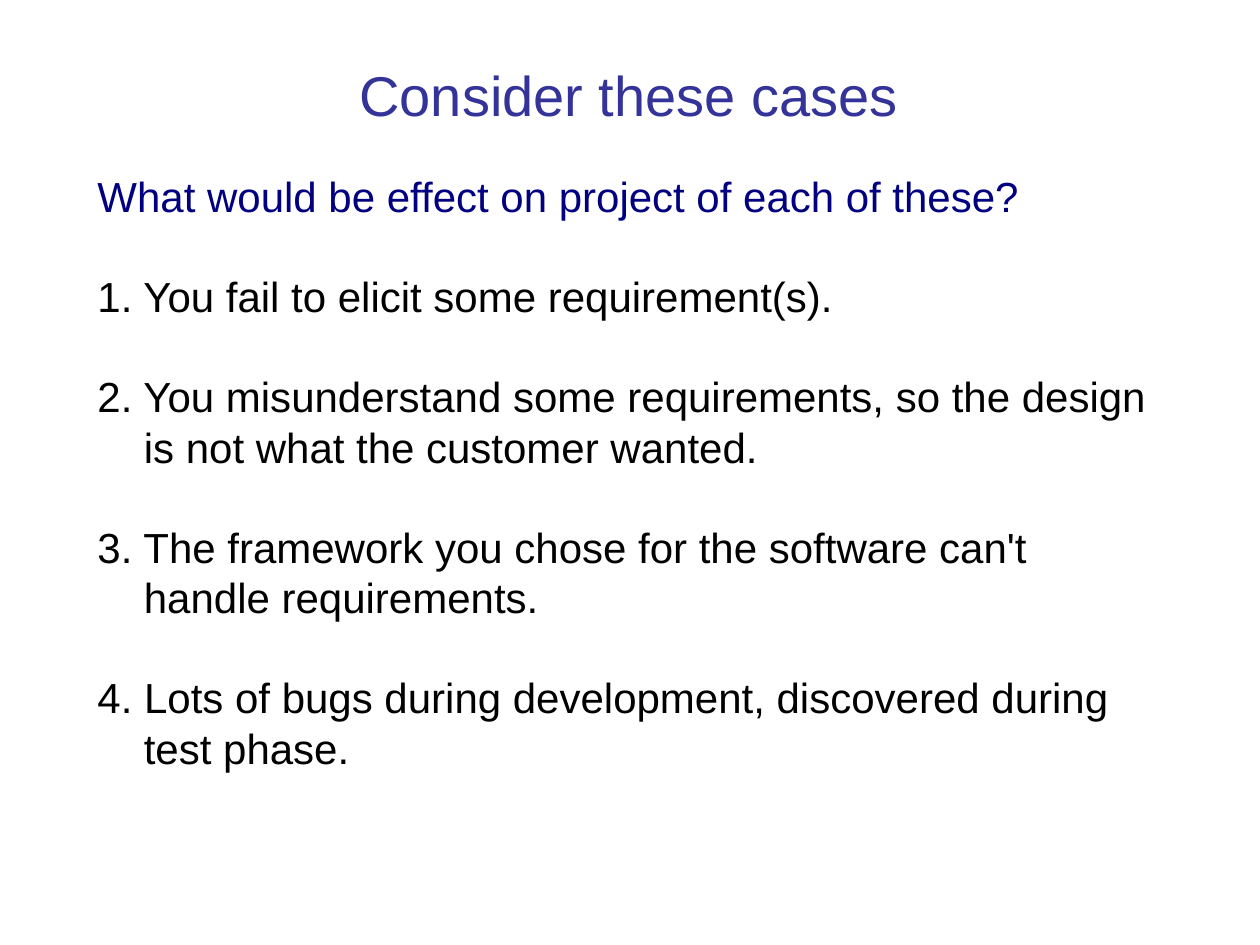
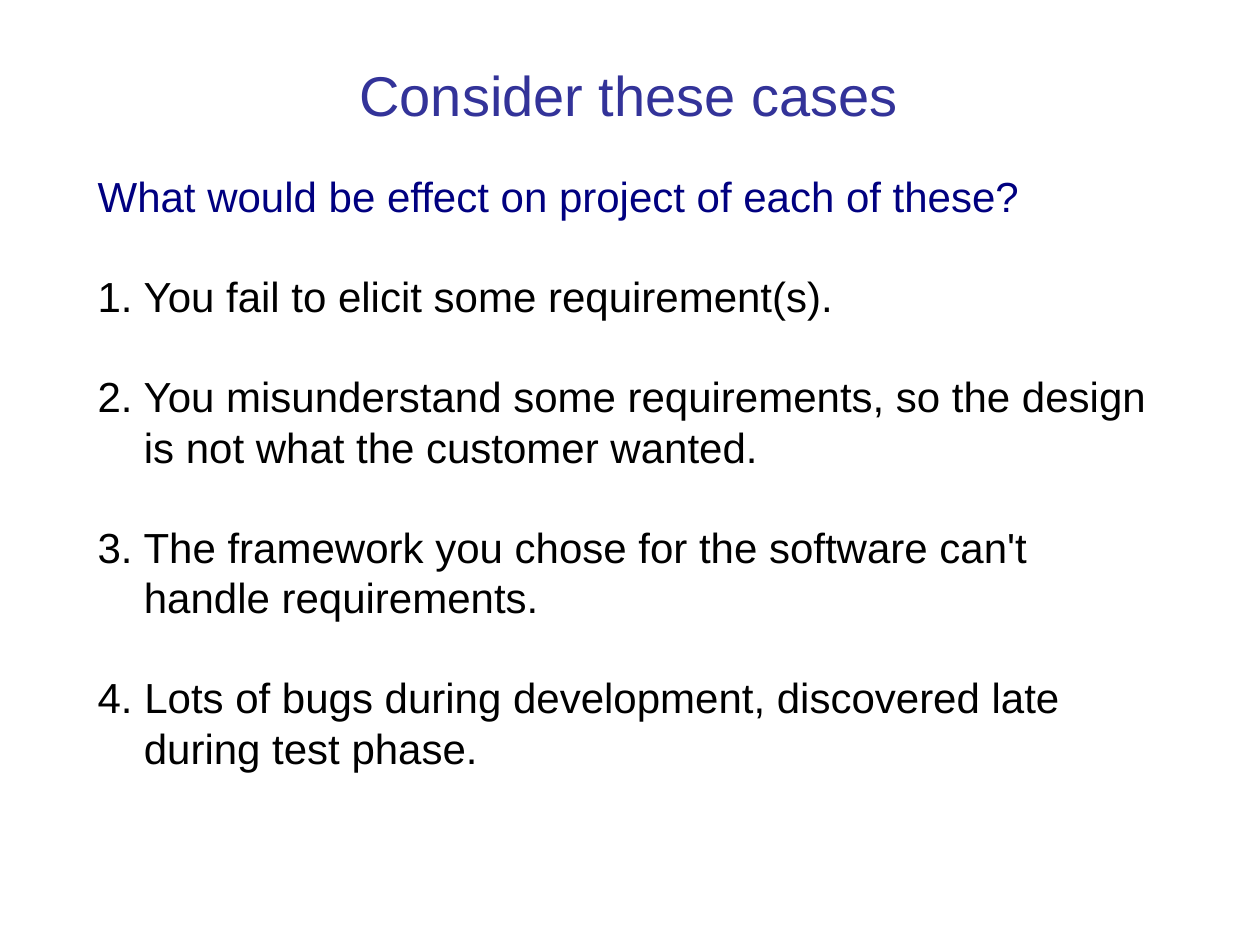
Before and after one commit to cpske/ISP, a slide deck: slide 8 of intro/Introduction-software-process.ppt. Drawn at 1260x945 pixels with LibreOffice and Linux fonts; fonts in the diff are those of the drawing. Boxes give left, top, right and bottom in pixels: in the first picture for what was removed or moved away, otherwise in the second. Text is boxed around its words. In the diff, an @@ line names an element or a change of style, - is before the commit and + after.

```diff
--- a/intro/Introduction-software-process.ppt
+++ b/intro/Introduction-software-process.ppt
@@ text at (98,682,1060,772): text changed @@
-4. Lots of bugs during development, discovered during test phase.
+4. Lots of bugs during development, discovered late during test phase.
```
Also in this commit, not shown: 20 other slides changed, 21 other files.
